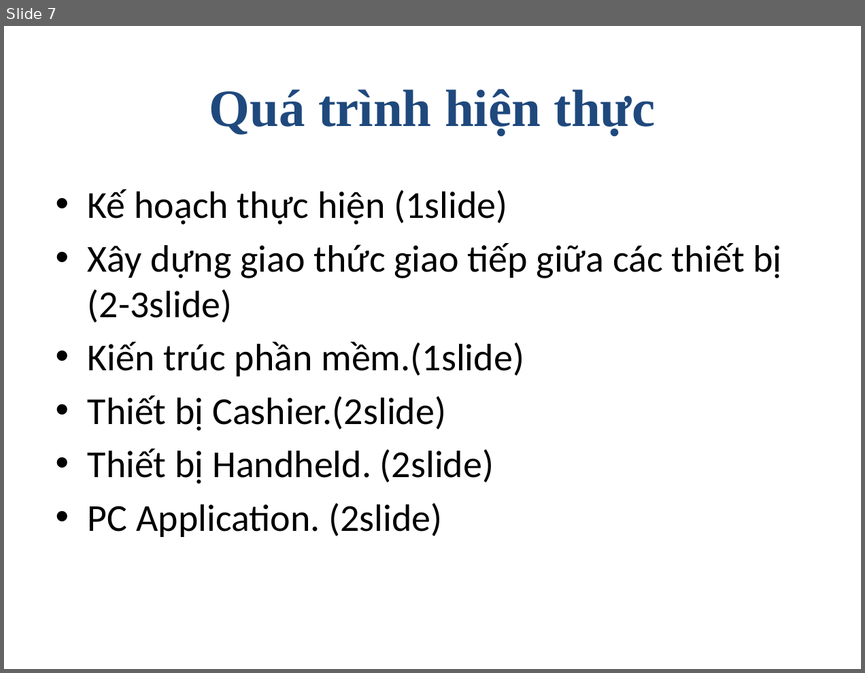
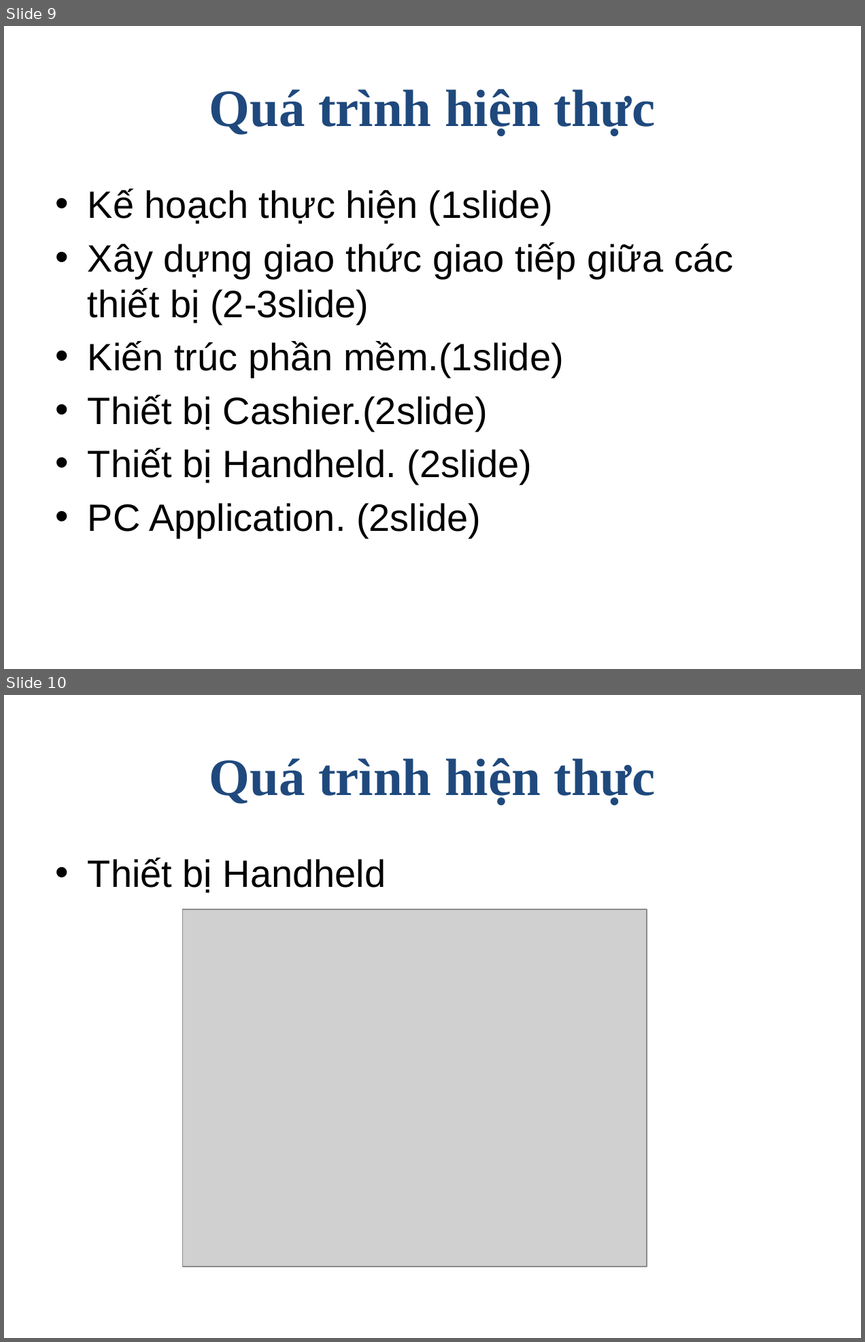
Before and after one commit to golf2109/zigbee-in-supermaket, a slide deck: docs/Report/Queue-Busting.pptx. Shown one above the other, each under a label of ours: slide 7 before the commit, slides 9 and 10 after it. The pictures are 865x673 and 865x1342 pixels, drawn with LibreOffice and Linux fonts; fonts in the diff are those of the drawing; grey boxes stand for pictures. Boxes give left, top, right and bottom in pixels: in the first picture for what was removed or moved away, otherwise in the second. Text is boxed around its words. In the diff, an @@ line names an element or a change of style, - is before the commit and + after.

```diff
--- a/docs/Report/Queue-Busting.pptx
+++ b/docs/Report/Queue-Busting.pptx
@@ slide 10 added at [4, 695, 861, 1338], background #FFFFFF @@
@@ title added at [209, 758, 655, 805], 44 pt, text #1F497D, bold @@
+Quá trình hiện thực
@@ text added at [88, 858, 386, 893], 32 pt, text #000000 @@
+• Thiết bị Handheld
@@ picture added at [182, 909, 647, 1266] @@
@@ what was slide 7 is now slide 9 @@
@@ slide 9 changed as well @@
@@ text "Kế hoạch thực hiện (1slide)" at [88, 189, 733, 537]: font Calibri to Arial @@
```
Also in this commit, not shown: 8 other slides changed, 3 other slides added.
